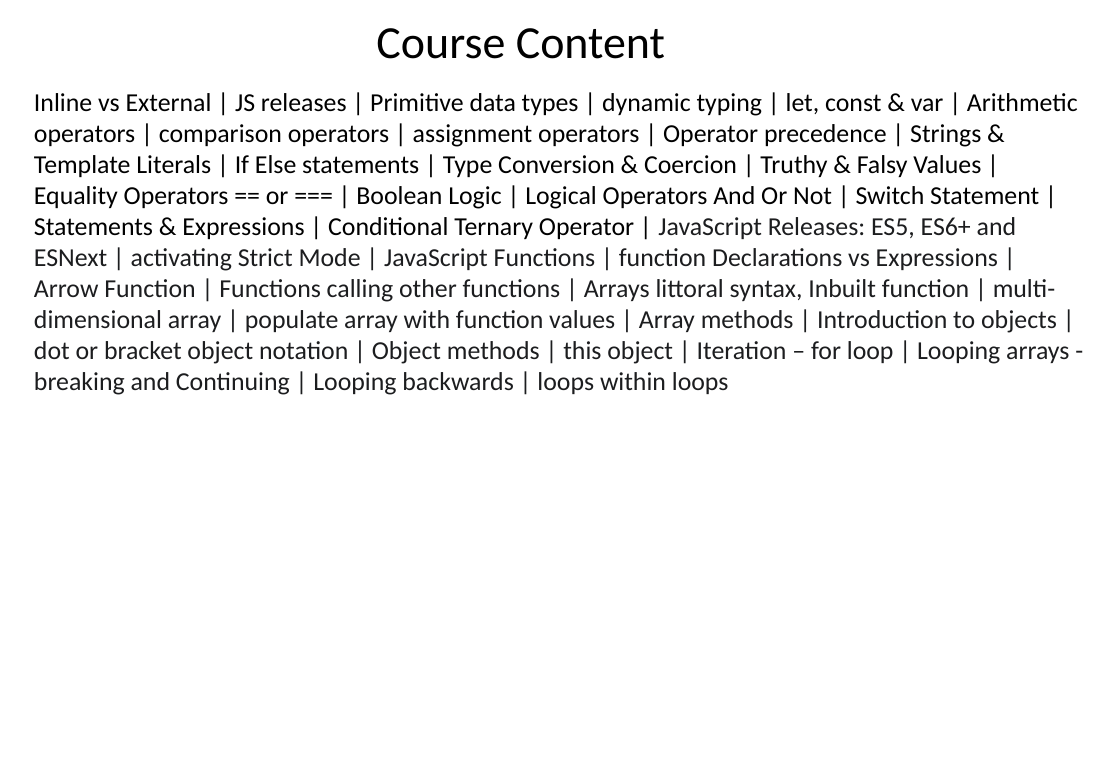
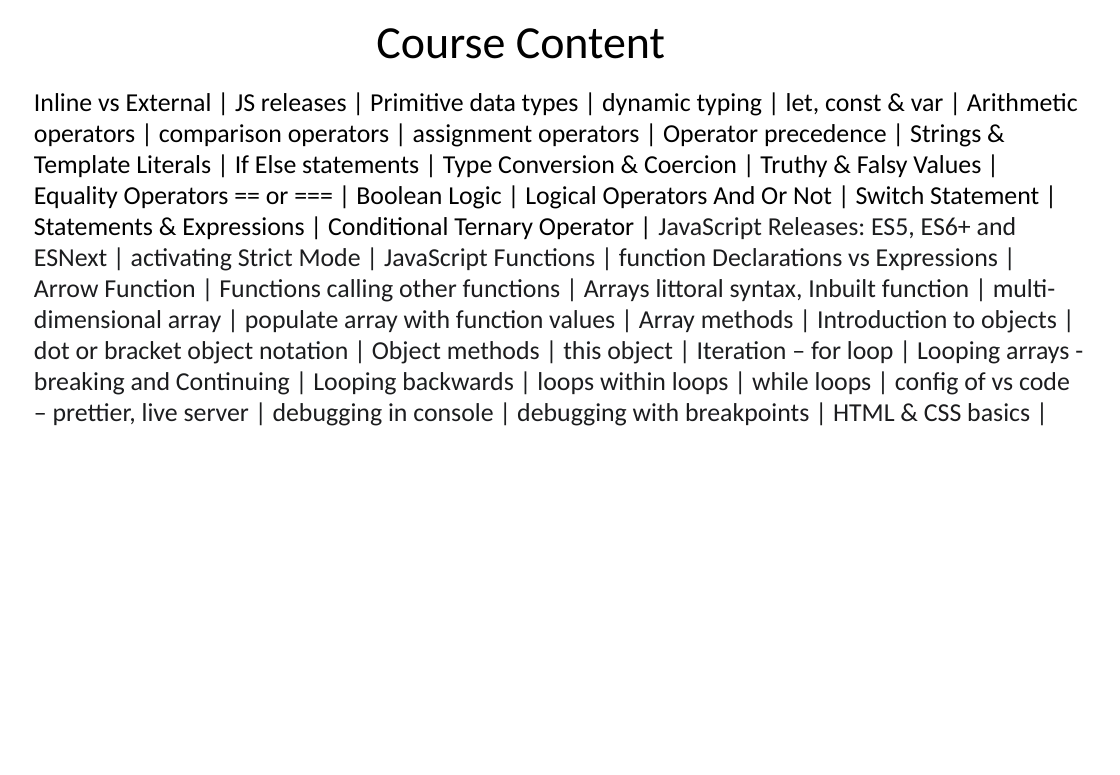
Before and after one commit to EL-EL-BCN/Complete-Javascript-Course, a slide deck: slide 90 of complete-javascript-course.pptx (slide 72 before the commit). Drawn at 1120x775 pixels with LibreOffice and Linux fonts; fonts in the diff are those of the drawing. Boxes give left, top, right and bottom in pixels: in the first picture for what was removed or moved away, otherwise in the second. Text is boxed around its words. In the diff, an @@ line names an element or a change of style, - is before the commit and + after.

```diff
--- a/complete-javascript-course.pptx
+++ b/complete-javascript-course.pptx
@@ text at [34, 93, 1078, 426]: text changed @@
-Inline vs External | JS releases | Primitive data types | dynamic typing | let, const & var | Arithmetic operators | comparison operators | assignment operators | Operator precedence | Strings & Template Literals | If Else statements | Type Conversion & Coercion | Truthy & Falsy Values | Equality Operators == or === | Boolean Logic | Logical Operators And Or Not | Switch Statement | Statements & Expressions | Conditional Ternary Operator | JavaScript Releases: ES5, ES6+ and ESNext | activating Strict Mode | JavaScript Functions | function Declarations vs Expressions | Arrow Function | Functions calling other functions | Arrays littoral syntax, Inbuilt function | multi-dimensional array | populate array with function values | Array methods | Introduction to objects | dot or bracket object notation | Object methods | this object | Iteration – for loop | Looping arrays - breaking and Continuing | Looping backwards | loops within loops
+Inline vs External | JS releases | Primitive data types | dynamic typing | let, const & var | Arithmetic operators | comparison operators | assignment operators | Operator precedence | Strings & Template Literals | If Else statements | Type Conversion & Coercion | Truthy & Falsy Values | Equality Operators == or === | Boolean Logic | Logical Operators And Or Not | Switch Statement | Statements & Expressions | Conditional Ternary Operator | JavaScript Releases: ES5, ES6+ and ESNext | activating Strict Mode | JavaScript Functions | function Declarations vs Expressions | Arrow Function | Functions calling other functions | Arrays littoral syntax, Inbuilt function | multi-dimensional array | populate array with function values | Array methods | Introduction to objects | dot or bracket object notation | Object methods | this object | Iteration – for loop | Looping arrays - breaking and Continuing | Looping backwards | loops within loops | while loops | config of vs code – prettier, live server | debugging in console | debugging with breakpoints | HTML & CSS basics |
```
Also in this commit, not shown: 1 other slide changed, 18 slides added, 6 other files.
